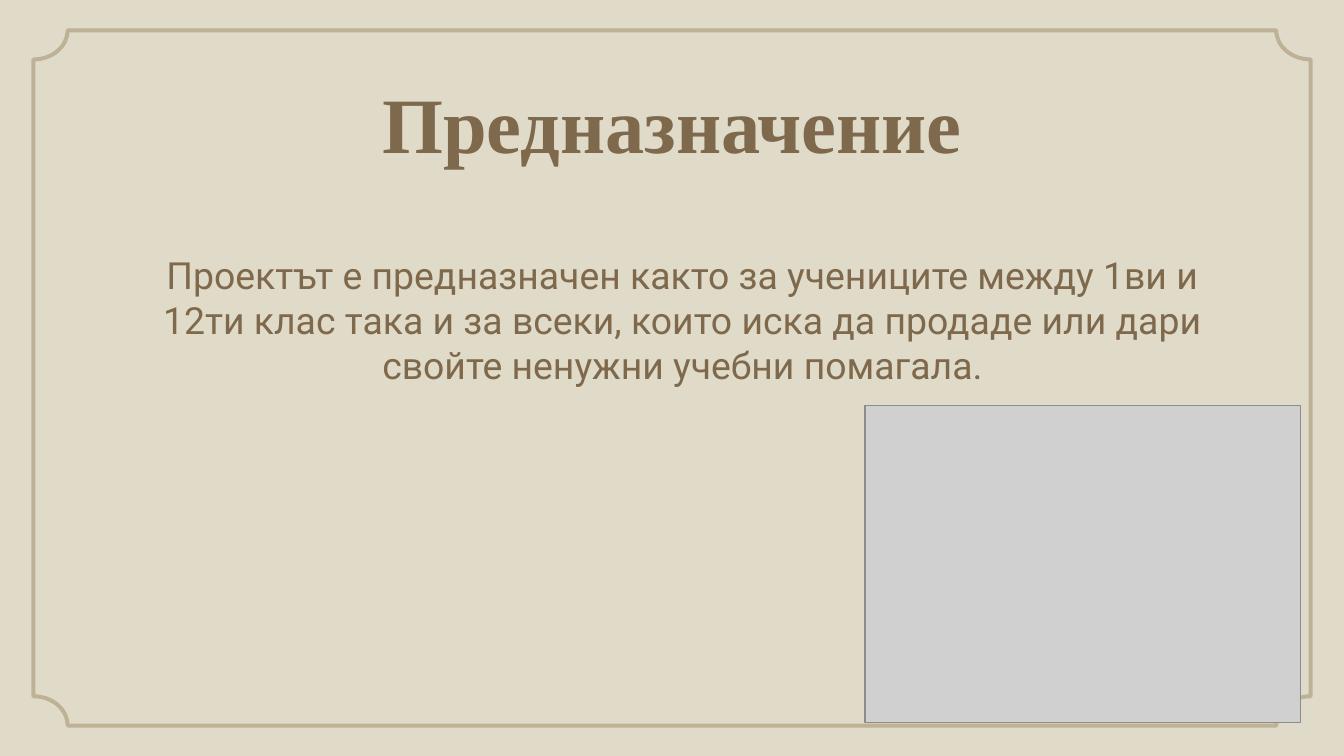
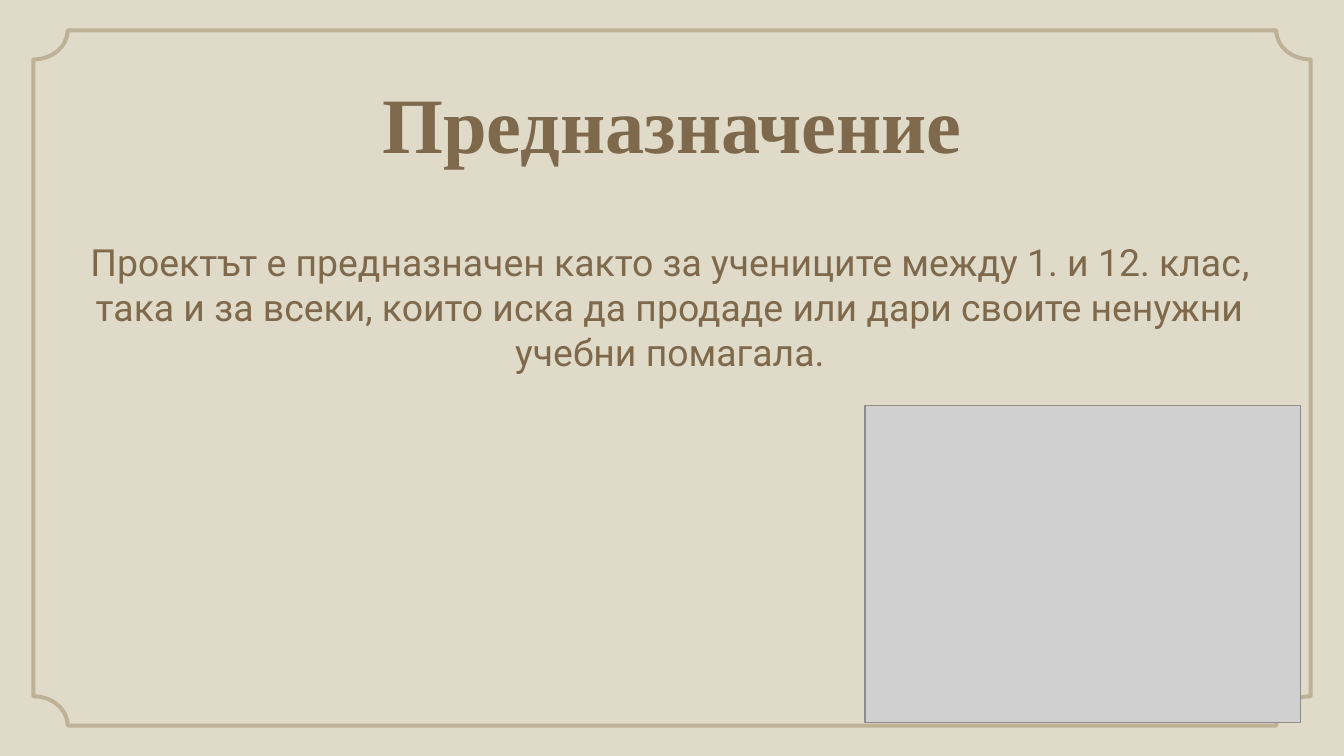
Before and after one commit to Legodatski/BookShop, a slide deck: slide 3 of BookShopSlides.pptx. Drawn at 1344x756 pixels with LibreOffice and Linux fonts; fonts in the diff are those of the drawing; grey boxes stand for pictures; background and template pictures are left out. Boxes give left, top, right and bottom in pixels: in the first picture for what was removed or moved away, otherwise in the second. Text is boxed around its words. In the diff, an @@ line names an element or a change of style, - is before the commit and + after.

```diff
--- a/BookShopSlides.pptx
+++ b/BookShopSlides.pptx
@@ text at [90,249,1249,374]: text changed @@
-Проектът е предназначен както за учениците между 1ви и 12ти клас така и за всеки, които иска да продаде или дари свойте ненужни учебни помагала.
+Проектът е предназначен както за учениците между 1. и 12. клас, така и за всеки, които иска да продаде или дари своите ненужни учебни помагала.
```
Also in this commit, not shown: 4 other slides changed, 9 other files.
